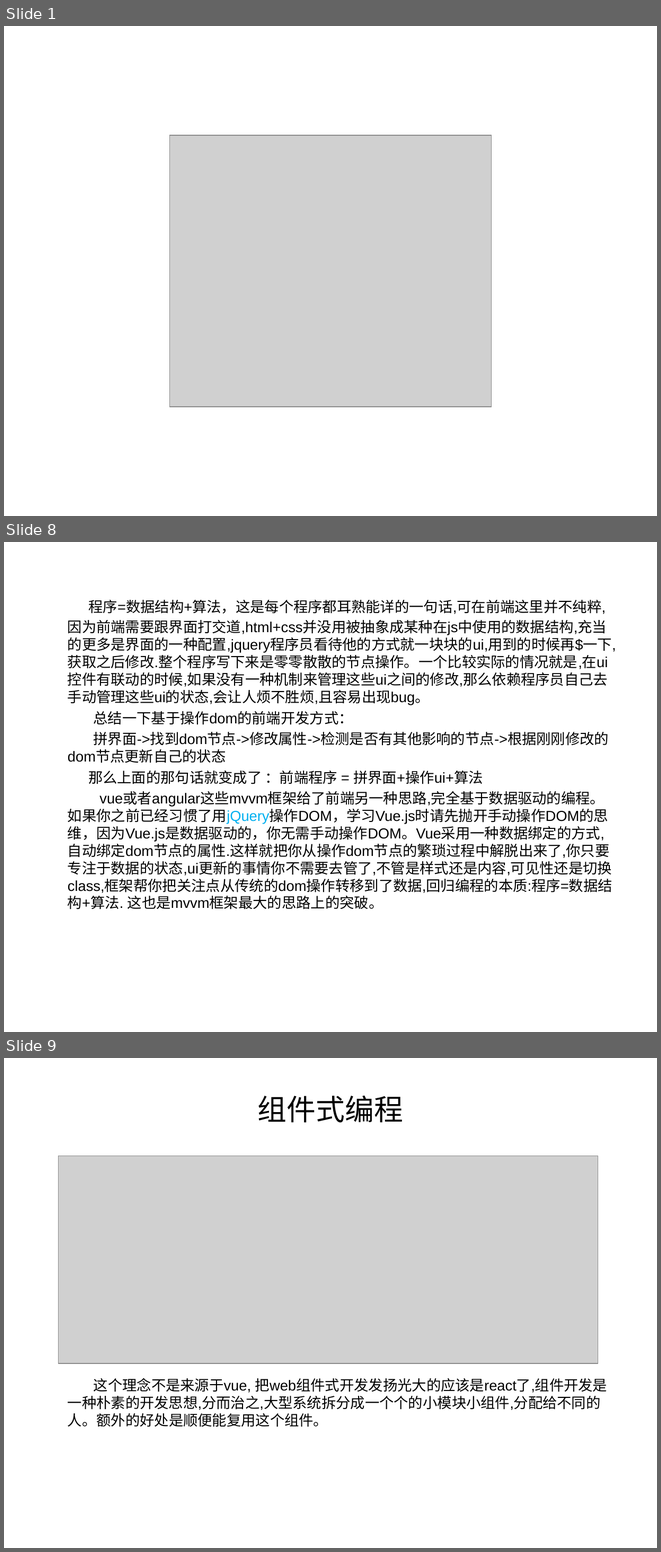
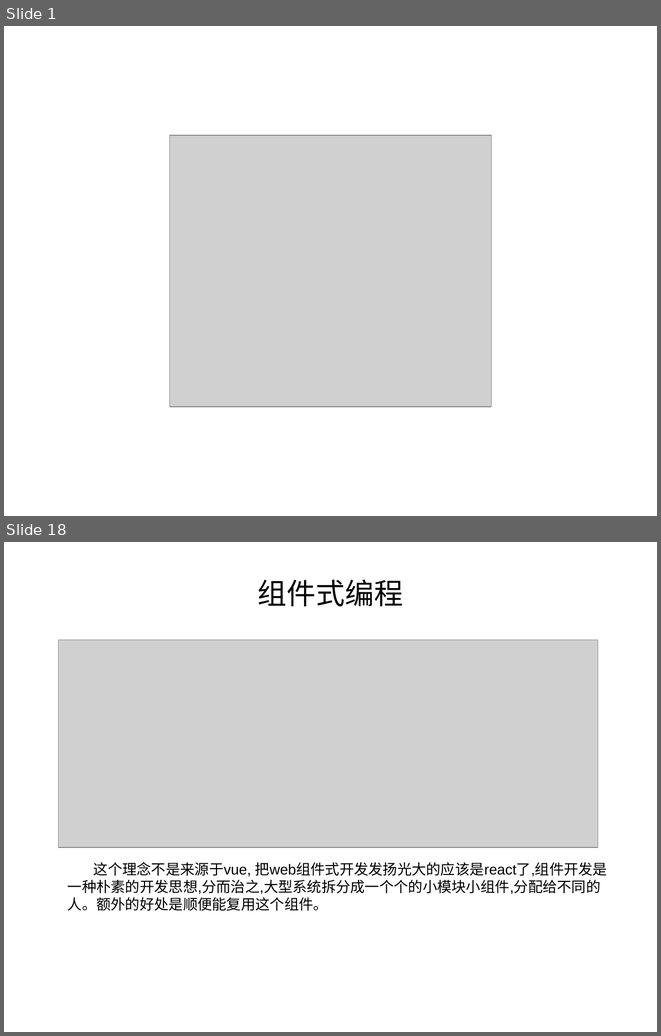
Before and after one commit to ysyes/vue, a slide deck: Vue深入浅出.ppt. Shown one above the other, each under a label of ours: slides 1, 8 and 9 before the commit, slides 1 and 18 after it; the slides between them are not shown. The pictures are 661x1552 and 661x1036 pixels, drawn with LibreOffice and Linux fonts; fonts in the diff are those of the drawing; grey boxes stand for pictures. Boxes give left, top, right and bottom in pixels: in the first picture for what was removed or moved away, otherwise in the second. Text is boxed around its words. In the diff, an @@ line names an element or a change of style, - is before the commit and + after.

```diff
--- a/Vue深入浅出.ppt
+++ b/Vue深入浅出.ppt
@@ slide 8 removed at [4,542,657,1032], background #FFFFFF @@
@@ text removed at [68,600,616,909] @@
-程序=数据结构+算法，这是每个程序都耳熟能详的一句话,可在前端这里并不纯粹,因为前端需要跟界面打交道,html+css并没用被抽象成某种在js中使用的数据结构,充当的更多是界面的一种配置,jquery程序员看待他的方式就一块块的ui,用到的时候再$一下,获取之后修改.整个程序写下来是零零散散的节点操作。一个比较实际的情况就是,在ui控件有联动的时候,如果没有一种机制来管理这些ui之间的修改,那么依赖程序员自己去手动管理这些ui的状态,会让人烦不胜烦,且容易出现bug。
-总结一下基于操作dom的前端开发方式：
-拼界面->找到dom节点->修改属性->检测是否有其他影响的节点->根据刚刚修改的dom节点更新自己的状态
-那么上面的那句话就变成了 ：前端程序 = 拼界面+操作ui+算法
-vue或者angular这些mvvm框架给了前端另一种思路,完全基于数据驱动的编程。如果你之前已经习惯了用jQuery操作DOM，学习Vue.js时请先抛开手动操作DOM的思维，因为Vue.js是数据驱动的，你无需手动操作DOM。Vue采用一种数据绑定的方式,自动绑定dom节点的属性.这样就把你从操作dom节点的繁琐过程中解脱出来了,你只要专注于数据的状态,ui更新的事情你不需要去管了,不管是样式还是内容,可见性还是切换class,框架帮你把关注点从传统的dom操作转移到了数据,回归编程的本质:程序=数据结构+算法. 这也是mvvm框架最大的思路上的突破。
@@ what was slide 9 is now slide 18 @@
```
Also in this commit, not shown: 6 slides changed, 8 slides added, 8 other slides removed, 2 other files.
